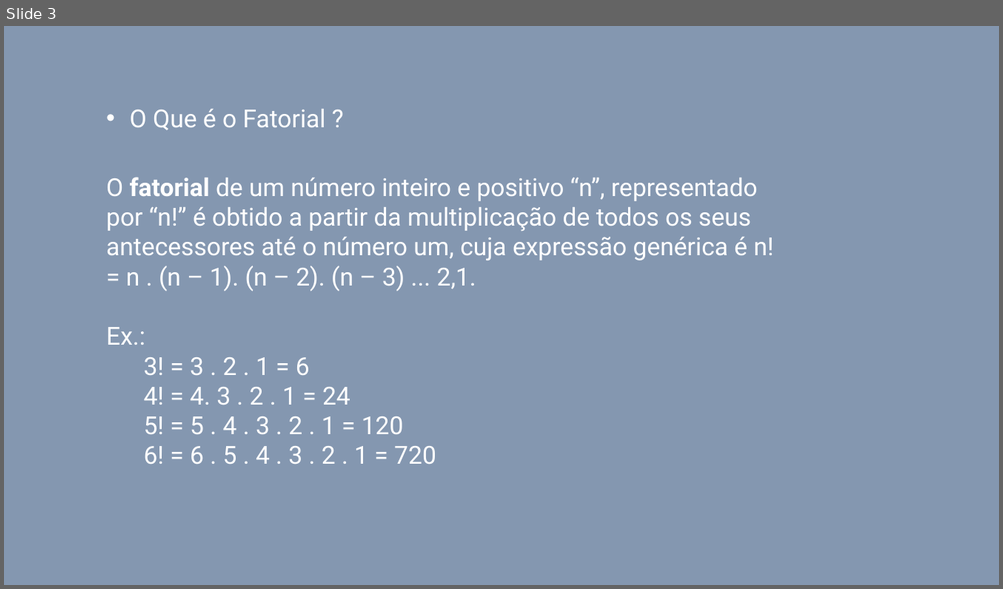
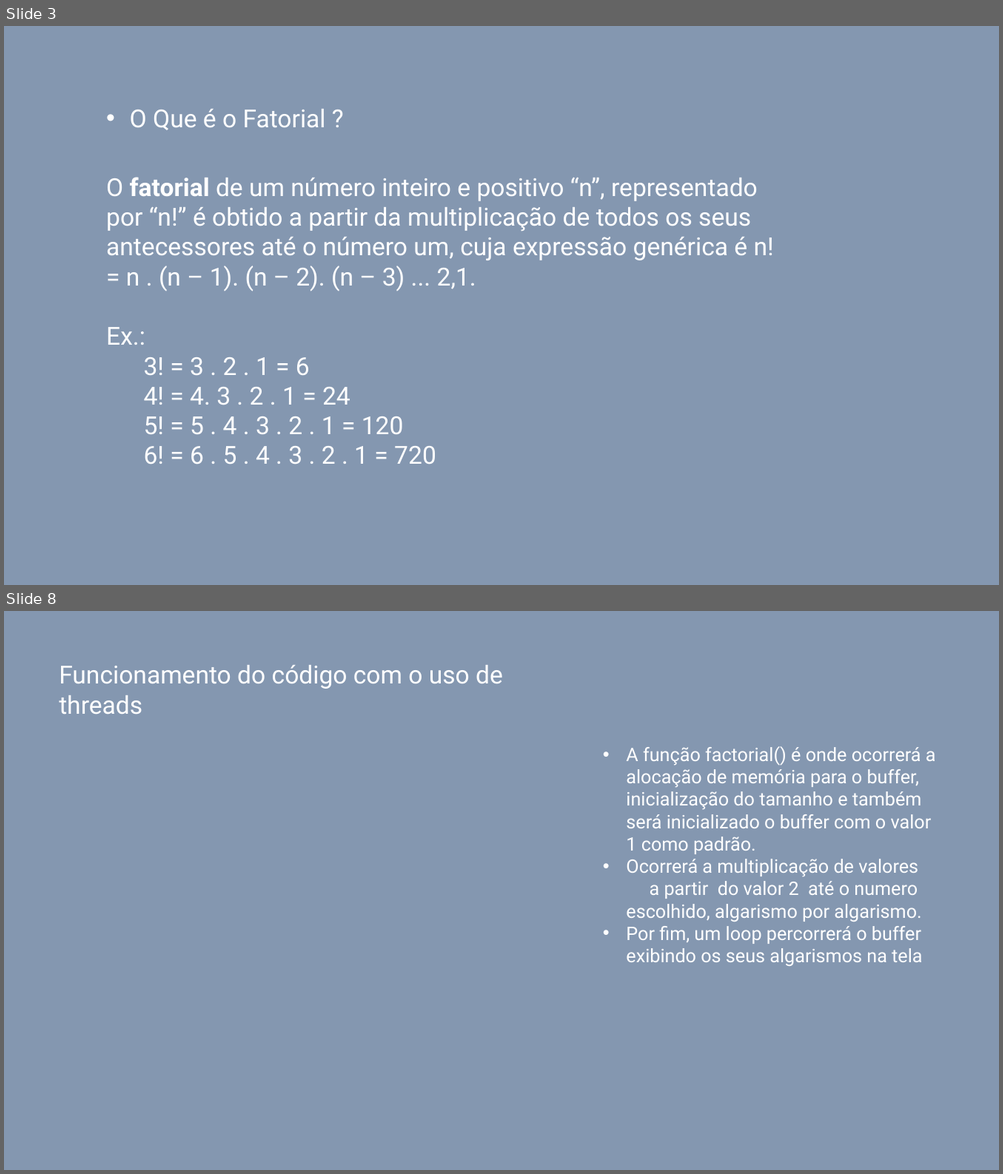
Before and after one commit to llBessa/LucasRafael_ws_OS_RR_2021, a slide deck: Apresentação/Fatorial.pptx. Shown one above the other, each under a label of ours: slide 3 before the commit, slides 3 and 8 after it; the slides between them are not shown. The pictures are 1003x589 and 1003x1174 pixels, drawn with LibreOffice and Linux fonts; fonts in the diff are those of the drawing. Boxes give left, top, right and bottom in pixels: in the first picture for what was removed or moved away, otherwise in the second. Text is boxed around its words. In the diff, an @@ line names an element or a change of style, - is before the commit and + after.

```diff
--- a/Apresentação/Fatorial.pptx
+++ b/Apresentação/Fatorial.pptx
@@ slide 8 added at bbox=[4, 611, 999, 1170], background #8497B0 @@
@@ text added at bbox=[59, 665, 503, 714], 24 pt, text #FFFFFF @@
+Funcionamento do código com o uso de threads
@@ text added at bbox=[626, 746, 936, 966], 18 pt, text #FFFFFF @@
+• A função factorial() é onde ocorrerá a alocação de memória para o buffer, inicialização do tamanho e também será inicializado o buffer com o valor 1 como padrão.
+• Ocorrerá a multiplicação de valores a partir do valor 2 até o numero escolhido, algarismo por algarismo.
+• Por fim, um loop percorrerá o buffer exibindo os seus algarismos na tela
```
Also in this commit, not shown: 4 slides changed.
